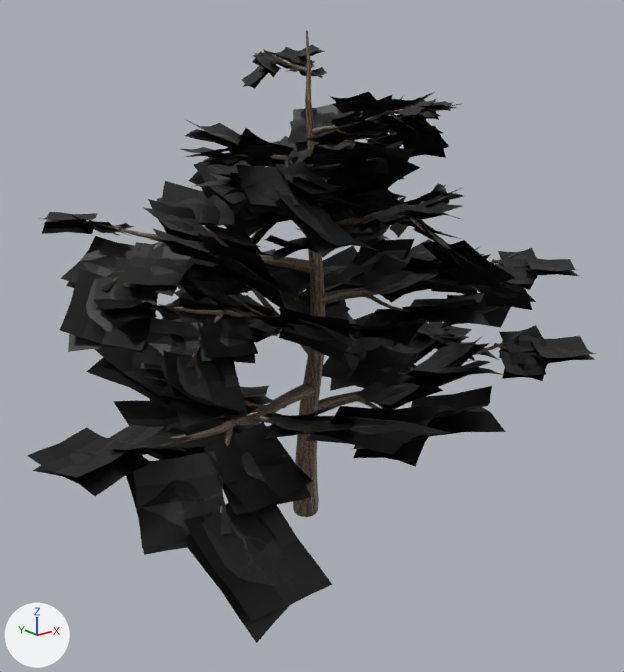
The FBX model siren-head-unity-project/Assets/Meshes/tree1.fbx, before and after one commit.
One viewpoint serves both versions: a 50 mm lens placed at (-41.6, -52.8, 34.8), pointed at (-0.6, -1.5, 14.4). Lighting does not change. The marker at lower left points along +X, +Y and +Z. Where no turn or scale is listed for an object, it has been applied to the vertices.

Names of what the first picture shows: 'tree'.
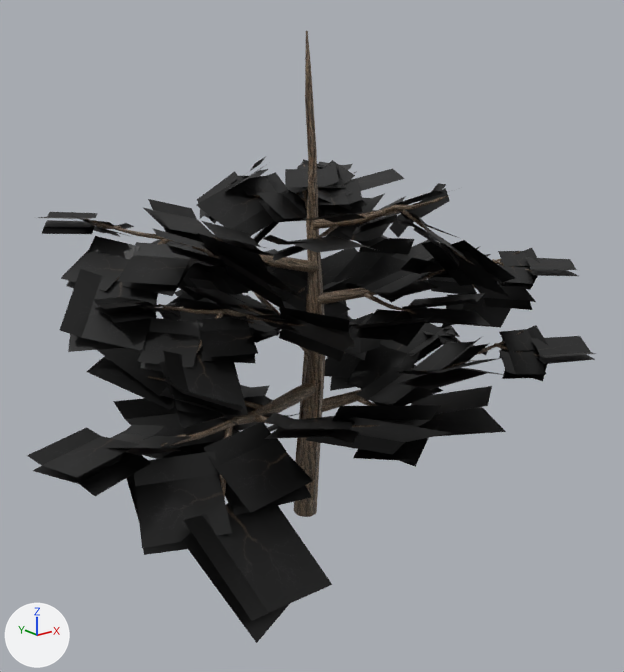
The newer file is also turned or shifted as a whole; pictures and numbers use the older file's frame.

The change, as a diff of the scene's bpy script:
```diff
--- a/siren-head-unity-project/Assets/Meshes/tree1.fbx.py
+++ b/siren-head-unity-project/Assets/Meshes/tree1.fbx.py
@@ me_circle_051 @@
 # used by ob_tree; location = (0.0, 0.0, 0.0)
-me_circle_051.from_pydata(...)  # 41620 vertices, 36108 faces; spans x -25.7..20.9, y -18.0..20.2, z -2.3..37.3
+me_circle_051.from_pydata(...)  # 5989 vertices, 3075 faces; spans x -25.7..20.9, y -18.0..20.2, z -2.3..37.3
+# me_circle_051 part 1: 180 loose pieces with 16585 vertices, spanning x -14.5..14.2, y -17.3..16.0, z 21.7..36.4, are deleted
+# me_circle_051 part 2: 309 vertices moved within x -21.1..16.1, y -13.4..15.8, z 7.5..32.3; 19046 vertices removed from x -25.2..20.3, y -17.0..19.8, z -2.3..37.3
 me_circle_051.materials.append(mat_material_001)
```

Where the change shows, as pixel boxes [x1, y1, x2, y2] in the pictures (624 x 672 px):
part 1 of me_circle_051, deleted (black): before [157, 44, 464, 257]
part 2 of me_circle_051, cut back: before [27, 36, 595, 637]; after [91, 55, 540, 495]
